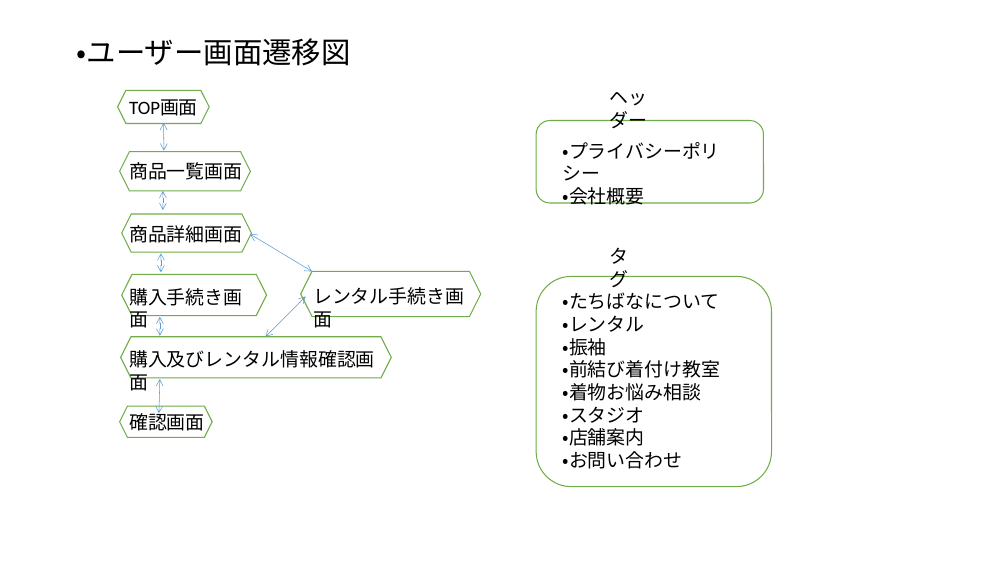
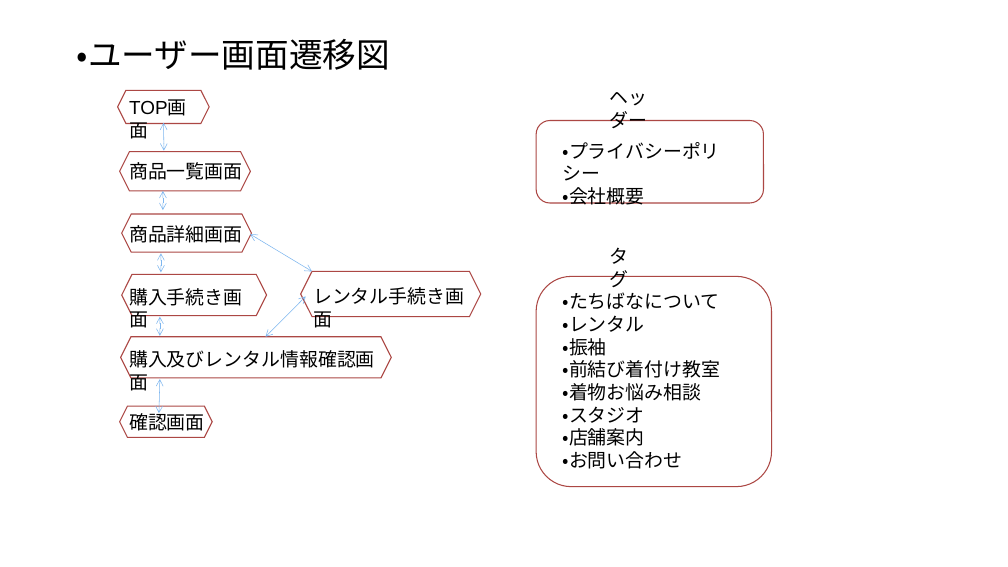
Before and after one commit to badapple330/openconnect, a slide deck: slide 6 of [Architect]/201612-nadeshiko-phase1/00.事前調査/nadeshiko ギャップ分析.pptx. Drawn at 1008x567 pixels with LibreOffice and Linux fonts; fonts in the diff are those of the drawing. Boxes give left, top, right and bottom in pixels: in the first picture for what was removed or moved away, otherwise in the second. Text is boxed around its words. In the diff, an @@ line names an element or a change of style, - is before the commit and + after.

```diff
--- a/[Architect]/201612-nadeshiko-phase1/00.事前調査/nadeshiko ギャップ分析.pptx
+++ b/[Architect]/201612-nadeshiko-phase1/00.事前調査/nadeshiko ギャップ分析.pptx
@@ text "・ユーザー画面遷移図" at [77, 39, 390, 70]: size 28 to 32 pt, font Calibri to Arial; line spacing 0.9 to 1; less space between paragraphs @@
@@ outline #70AD47 1 pt to #AC4744 1 pt in 9 elements at [536, 277, 771, 487], [536, 120, 764, 203], [119, 406, 212, 437], [121, 337, 392, 378], [301, 271, 481, 317], [122, 274, 267, 316], [122, 214, 252, 253], [119, 152, 250, 191], [118, 90, 209, 123] @@
@@ double arrow (163, 123) - (164, 150): stroke #5B9BD5 0.5 pt to #7DB6EF 0.5 pt @@
@@ double arrow (163, 191) - (163, 210): stroke #5B9BD5 0.5 pt to #7DB6EF 0.5 pt @@
@@ double arrow (250, 234) - (312, 271): stroke #5B9BD5 0.5 pt to #7DB6EF 0.5 pt @@
@@ double arrow (161, 253) - (161, 272): stroke #5B9BD5 0.5 pt to #7DB6EF 0.5 pt @@
@@ font Calibri to Arial in 10 elements at [122, 92, 206, 123], [129, 162, 242, 180], [129, 225, 242, 243], [129, 288, 242, 328], [129, 350, 375, 368], [129, 410, 205, 431], [313, 287, 464, 328], [610, 92, 648, 128], [563, 142, 720, 205], [610, 247, 629, 288] @@
@@ double arrow (306, 296) - (265, 337): stroke #5B9BD5 0.5 pt to #7DB6EF 0.5 pt @@
@@ double arrow (160, 317) - (160, 336): stroke #5B9BD5 0.5 pt to #7DB6EF 0.5 pt @@
@@ double arrow (160, 379) - (159, 414): stroke #5B9BD5 0.5 pt to #7DB6EF 0.5 pt @@
```
Also in this commit, not shown: 10 other slides changed, 1 slide added, 1 slide removed.
